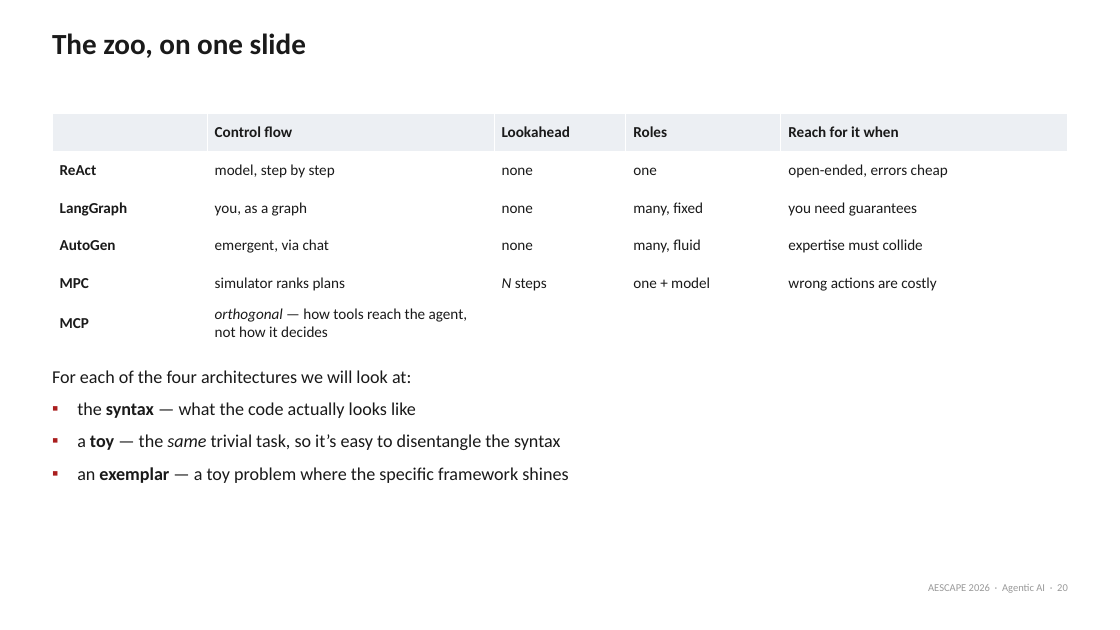
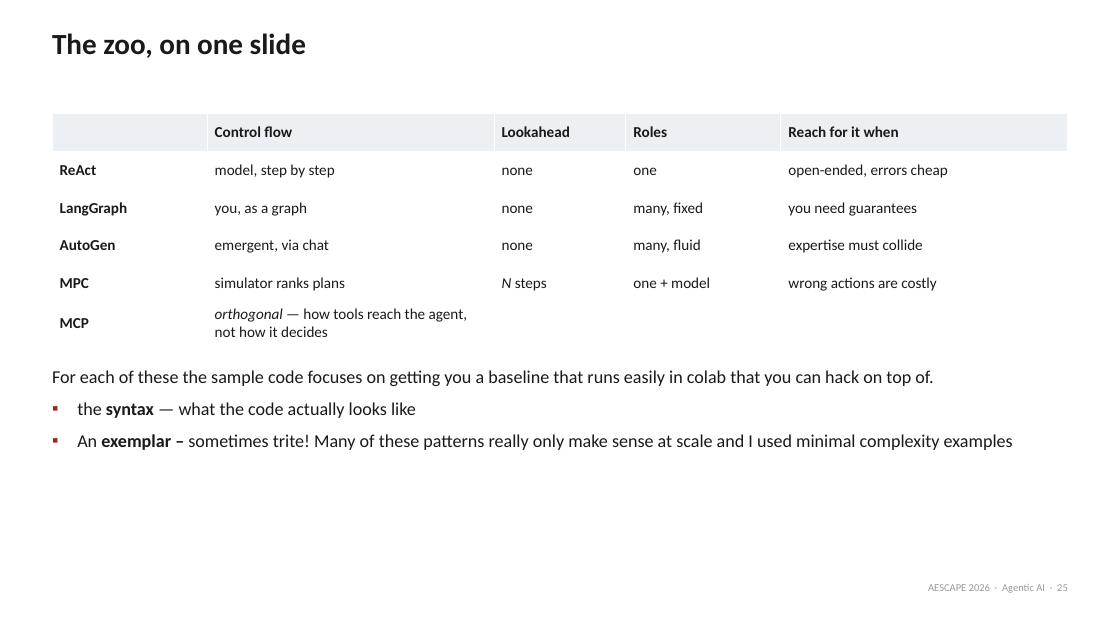
Before and after one commit to natrask/AESCAPE, a slide deck: slide 25 of slides/agentic_ai_intro.pptx (slide 20 before the commit). Drawn at 1120x630 pixels with LibreOffice and Linux fonts; fonts in the diff are those of the drawing. Boxes give left, top, right and bottom in pixels: in the first picture for what was removed or moved away, otherwise in the second. Text is boxed around its words. In the diff, an @@ line names an element or a change of style, - is before the commit and + after.

```diff
--- a/slides/agentic_ai_intro.pptx
+++ b/slides/agentic_ai_intro.pptx
@@ text at bbox=[52, 370, 933, 386]: text changed @@
-For each of the four architectures we will look at:
+For each of these the sample code focuses on getting you a baseline that runs easily in colab that you can hack on top of.
@@ text at bbox=[77, 434, 1013, 450]: text changed @@
-▪ a toy — the same trivial task, so it’s easy to disentangle the syntax
-▪ an exemplar — a toy problem where the specific framework shines
+▪ An exemplar – sometimes trite! Many of these patterns really only make sense at scale and I used minimal complexity examples
@@ text at bbox=[928, 584, 1068, 593]: text changed @@
-AESCAPE 2026 · Agentic AI · 20
+AESCAPE 2026 · Agentic AI · 25
```
Also in this commit, not shown: 23 other slides changed, 10 slides added, 17 slides removed, 1 other file.
